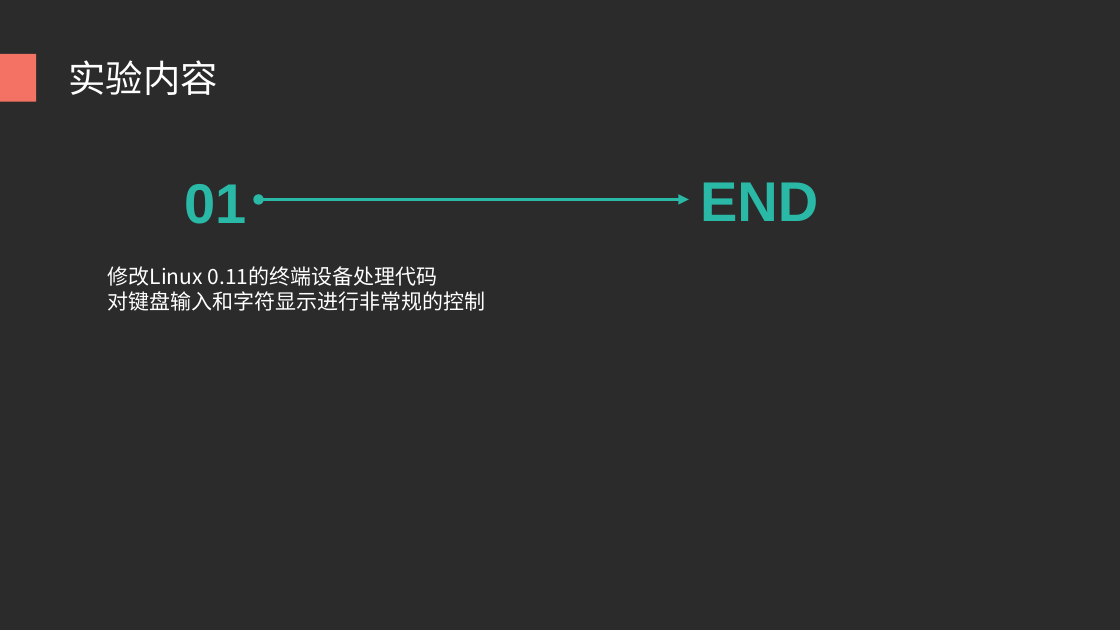
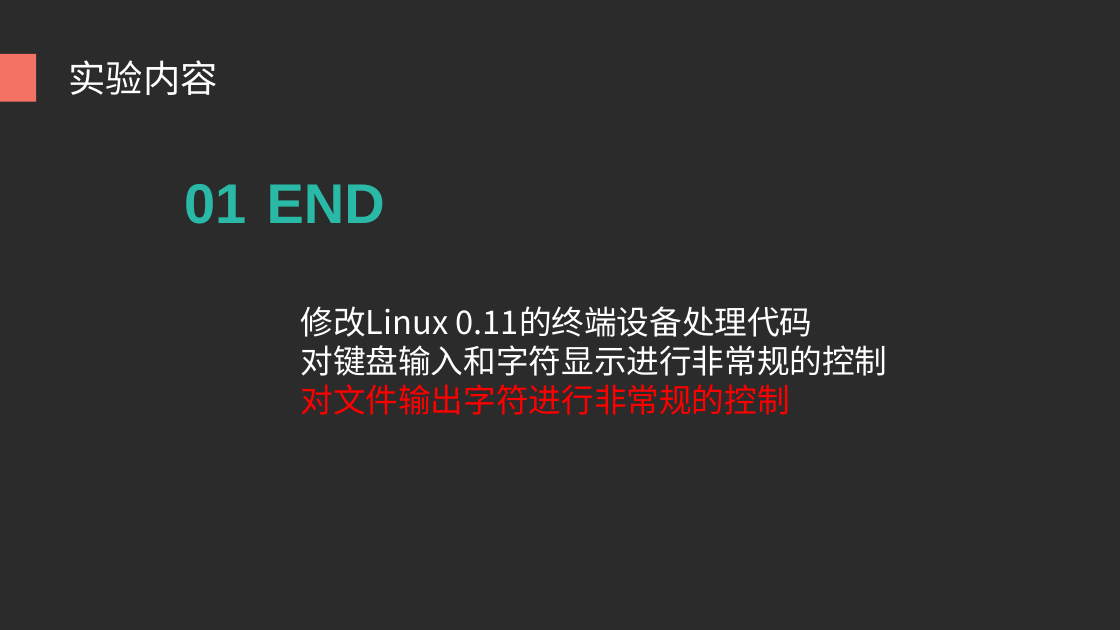
Before and after one commit to HITAmigos/MIC, a slide deck: slide 6 of oslab_report/oslab6.pptx. Drawn at 1120x630 pixels with LibreOffice and Linux fonts; fonts in the diff are those of the drawing; background and template pictures are left out; a plain dark background stands for a picture behind light text. Boxes give left, top, right and bottom in pixels: in the first picture for what was removed or moved away, otherwise in the second. Text is boxed around its words. In the diff, an @@ line names an element or a change of style, - is before the commit and + after.

```diff
--- a/oslab_report/oslab6.pptx
+++ b/oslab_report/oslab6.pptx
@@ text "END": place and size @@
-text "END" at [700,182,818,221]
+text "END" at [267,184,385,223]
@@ double arrow removed from (259, 199) to (689, 199) @@
@@ text "修改Linux 0.11的终端设备处理代码": place and size @@
-text "修改Linux 0.11的终端设备处理代码" at [108,266,486,311]
+text "修改Linux 0.11的终端设备处理代码" at [300,306,887,415]
@@ text at [300,306,887,376]: size 18 to 28 pt in "修改Linux 0.11的终端设备处理代码", "对键盘输入和字符显示进行非常规的控制" @@
@@ text at [300,384,789,415]: paragraph added @@
+对文件输出字符进行非常规的控制
```
Also in this commit, not shown: 3 other slides changed, 5 slides added, 5 other files.
